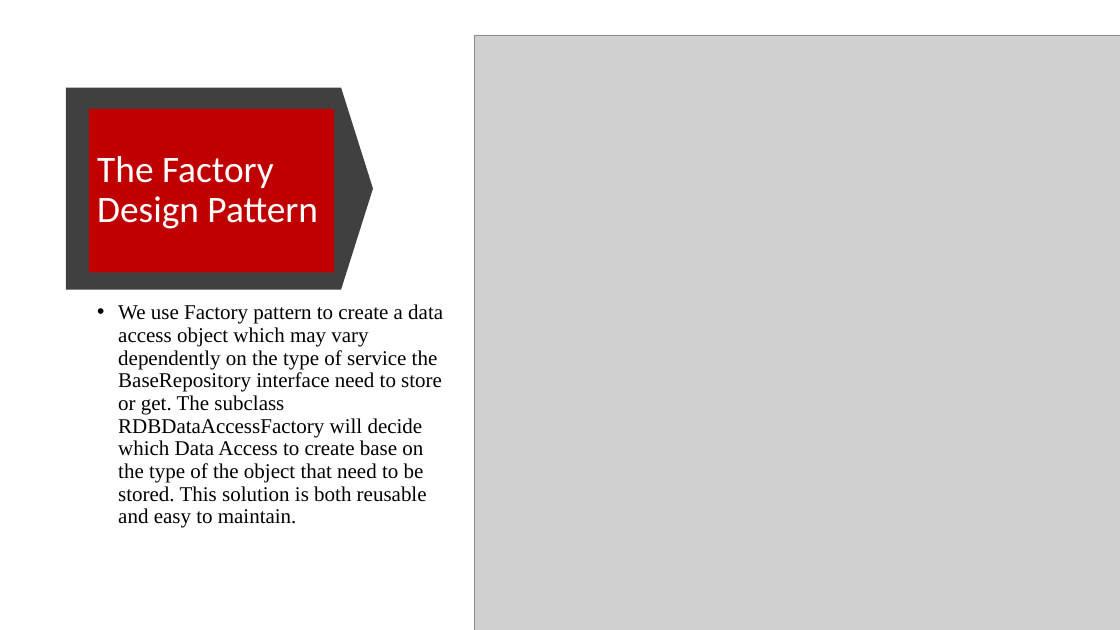
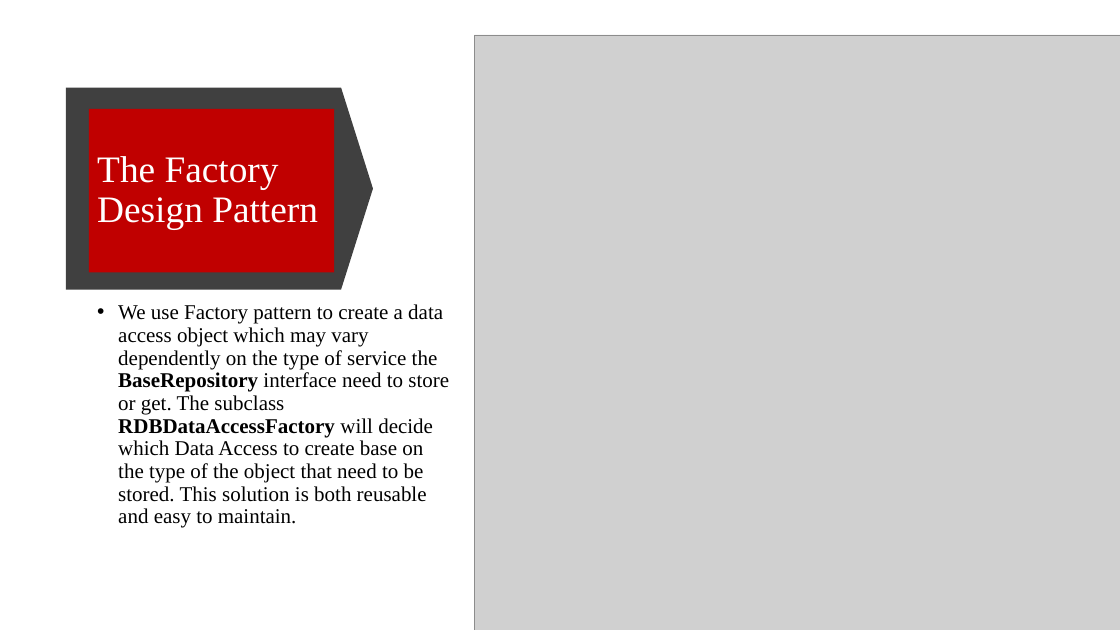
Before and after one commit to asdprojectlibrary/FrameworkLibraryProject, a slide deck: slide 10 of FinalLibraryFrameworkDesignDocument.pptx. Drawn at 1120x630 pixels with LibreOffice and Linux fonts; fonts in the diff are those of the drawing; grey boxes stand for pictures. Boxes give left, top, right and bottom in pixels: in the first picture for what was removed or moved away, otherwise in the second. Text is boxed around its words. In the diff, an @@ line names an element or a change of style, - is before the commit and + after.

Commit message:
document clean up, formatting

```diff
--- a/FinalLibraryFrameworkDesignDocument.pptx
+++ b/FinalLibraryFrameworkDesignDocument.pptx
@@ title "The Factory Design Pattern" at box(89, 108, 334, 272): font Calibri to Times New Roman @@
@@ text "We use Factory pattern to ..." at box(118, 304, 449, 528): bold on in "BaseRepository RDBDataAccessFactory" @@
```
Also in this commit, not shown: 12 other slides changed.
